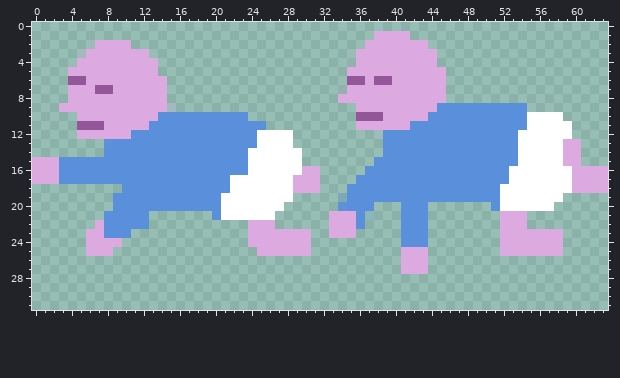
Two states of a pixel-art sprite, graphics/Bad-Baby2.png. Above, as it was before the edit.
The file is 64x32 pixels. Pixels under 10% opacity are left out. Colours within 5 levels of each other are drawn and written as one.
New version:
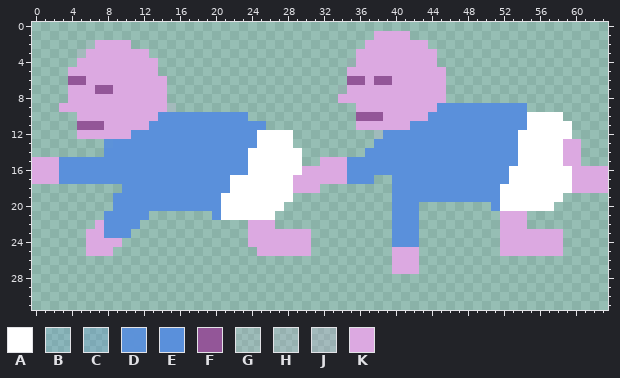
Palette (. is transparent): A #ffffff  B #5a90db2e  C #5a90db43  D #5a90dbf3  E #5a90db  F #935698  G #dca9e11b  H #dca9e126  J #dca9e12e  K #dca9e1
Diff:
{"y":13,"x":38,"old":".","new":"E"}
{"y":14,"x":37,"old":"..","new":"EE"}
{"y":15,"x":32,"old":"......","new":"KKKEEE"}
{"y":16,"x":32,"old":".....","new":"KKKEE"}
{"y":17,"x":32,"old":"....","new":"KKKE"}
{"y":17,"x":38,"old":"EE","new":".."}
{"y":18,"x":35,"old":"EEEEE","new":"....."}
{"y":19,"x":34,"old":"CEEEEE","new":"......"}
{"y":20,"x":34,"old":"DEEE","new":"...."}
{"y":20,"x":40,"old":".","new":"E"}
{"y":20,"x":43,"old":"E","new":"."}
{"y":21,"x":33,"old":"KKKEB","new":"....."}
{"y":21,"x":40,"old":".","new":"E"}
{"y":21,"x":43,"old":"E","new":"."}
{"y":22,"x":12,"old":"E","new":"."}
{"y":22,"x":33,"old":"KKKE","new":"...."}
{"y":22,"x":40,"old":".","new":"E"}
{"y":22,"x":43,"old":"E","new":"."}
{"y":23,"x":33,"old":"KKK","new":"..."}
{"y":23,"x":40,"old":".","new":"E"}
{"y":23,"x":43,"old":"E","new":"."}
{"y":24,"x":40,"old":".","new":"E"}
{"y":24,"x":43,"old":"E","new":"."}
{"y":25,"x":40,"old":".","new":"K"}
{"y":25,"x":43,"old":"K","new":"."}
{"y":26,"x":40,"old":".","new":"K"}
{"y":26,"x":43,"old":"K","new":"."}
{"y":27,"x":40,"old":".","new":"K"}
{"y":27,"x":43,"old":"K","new":"."}
{"label":"changed","picture_box":[320,139,428,274]}
{"label":"erased","picture_box":[140,220,149,229]}
